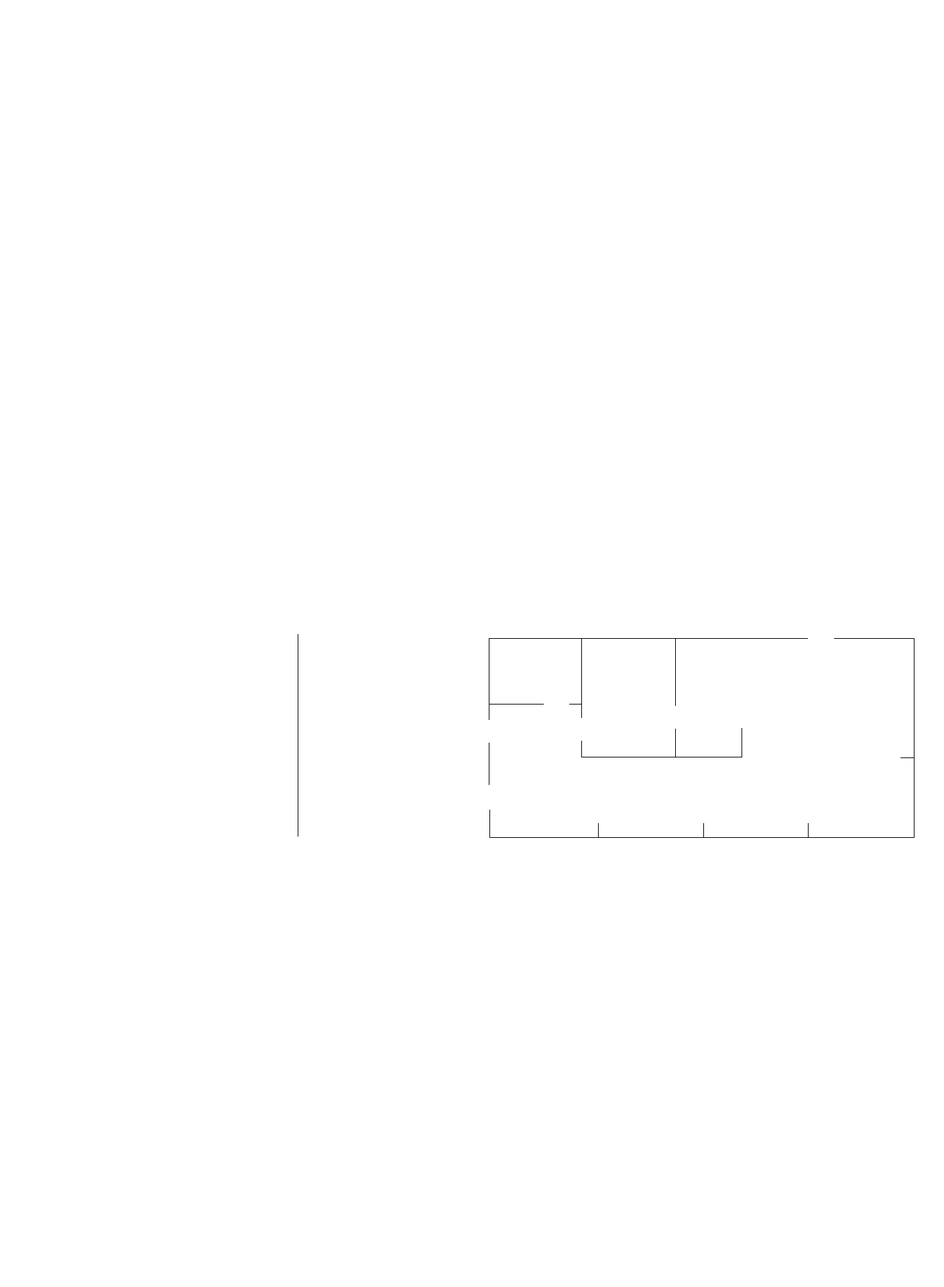
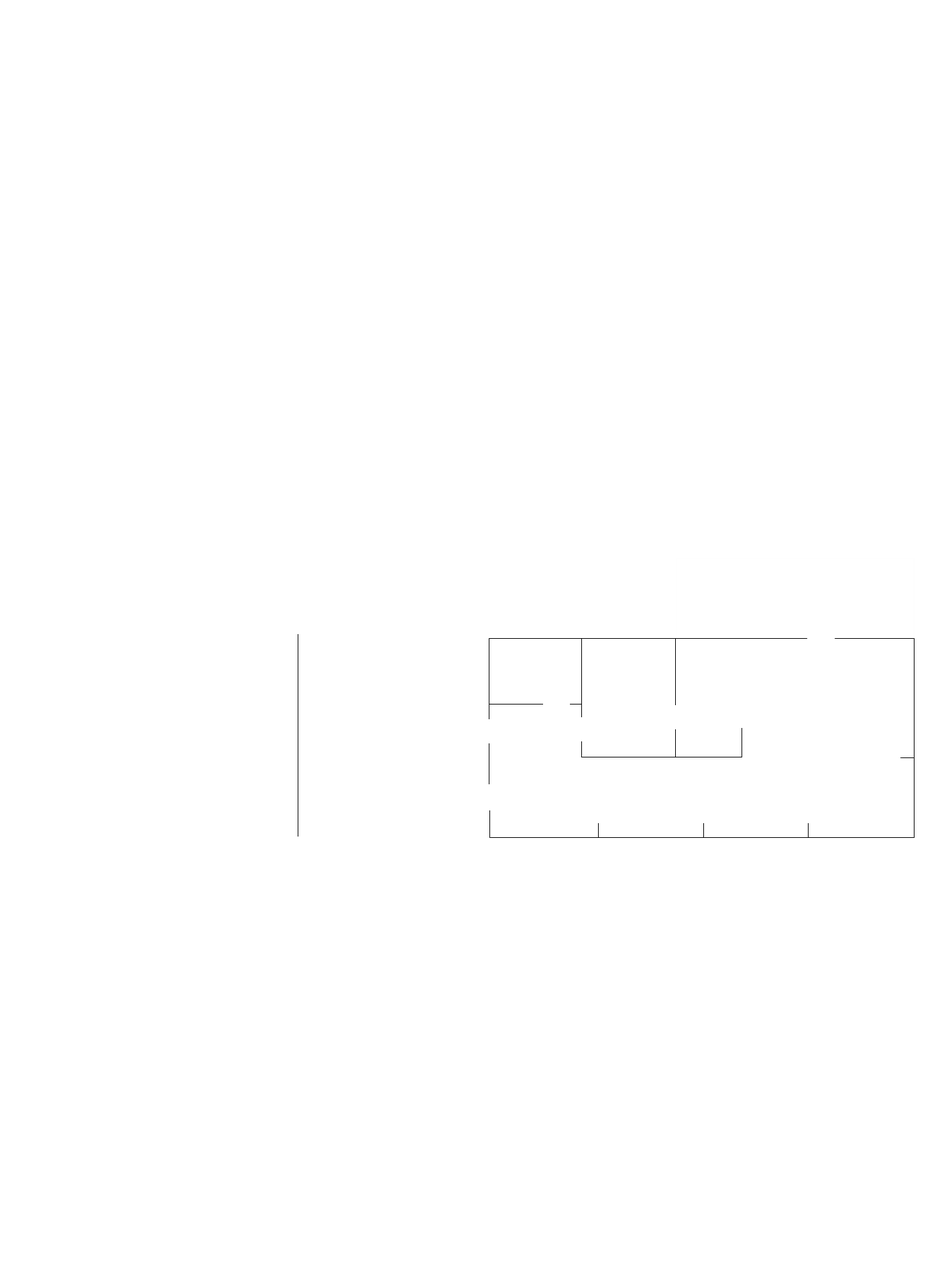
Comparing the layer stacks of the two 944x1287 images. Changes:
painted on "heightmap.pgm" over (488, 638, 835, 811)
